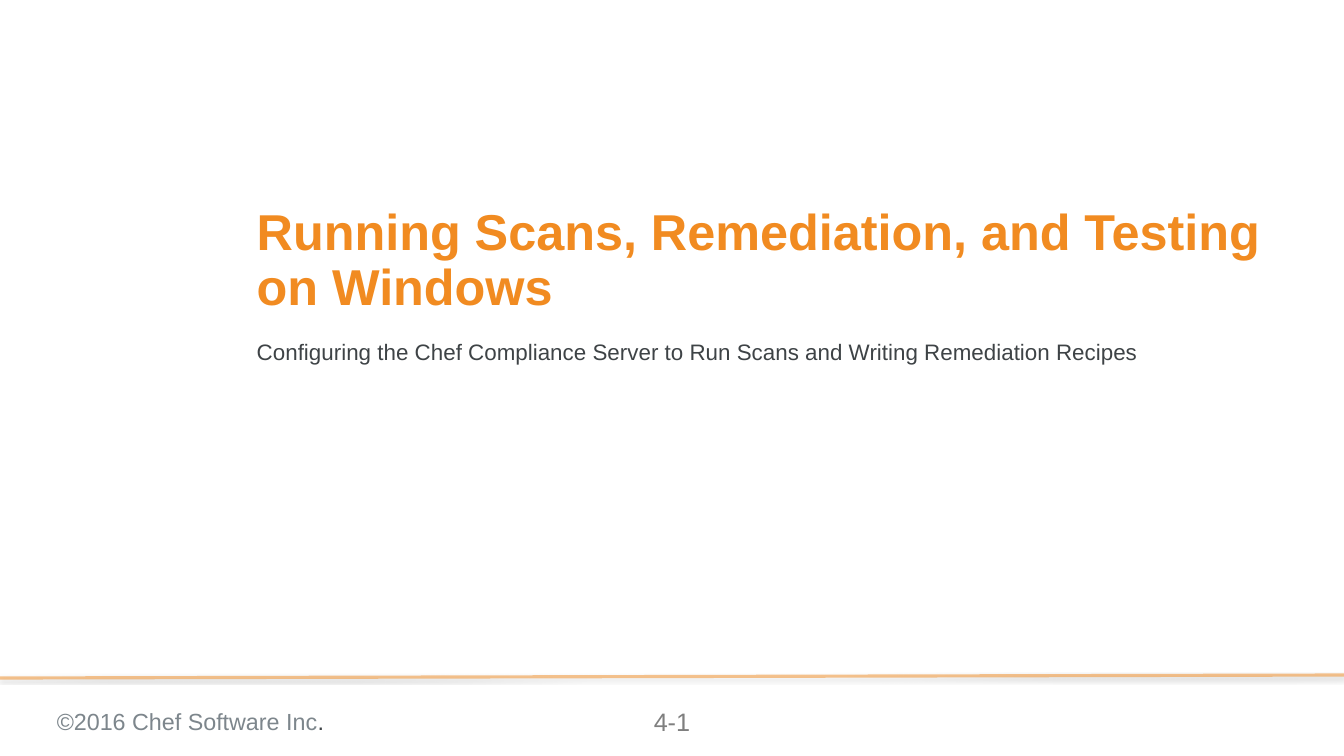
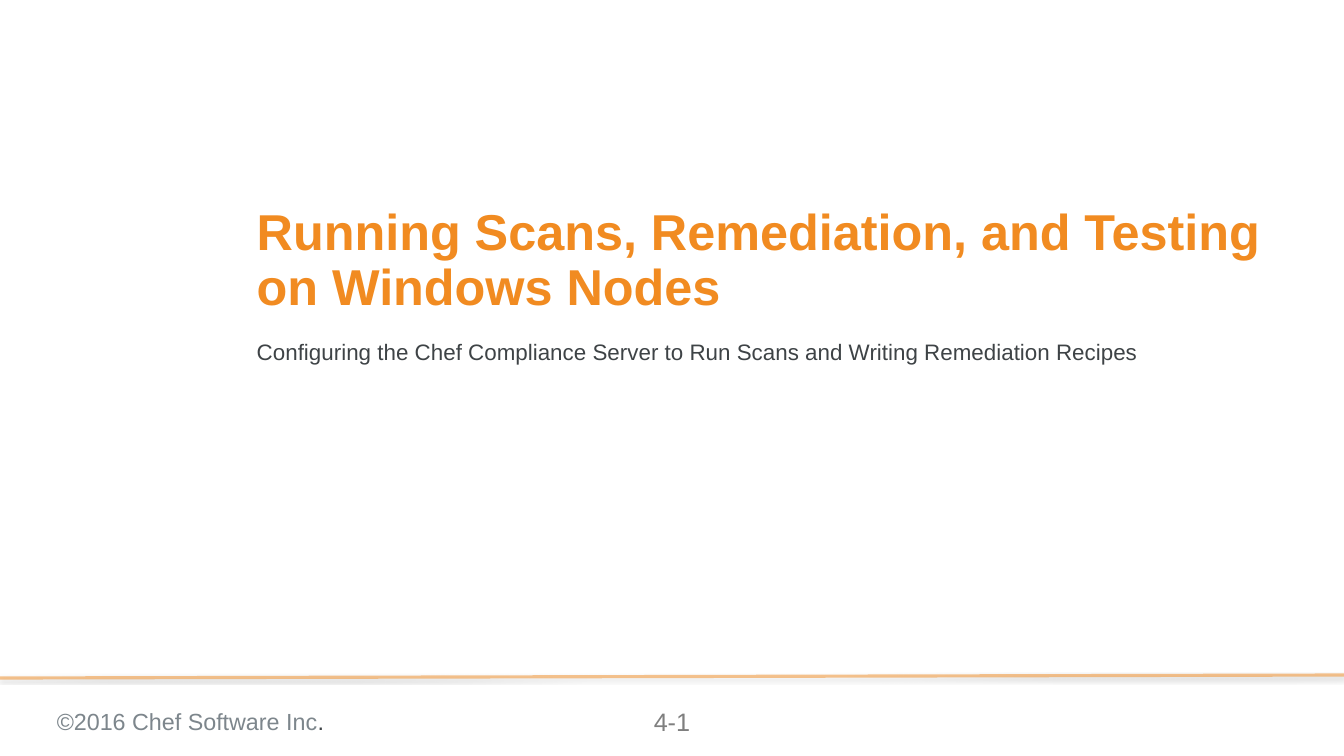
Before and after one commit to bchamby/chef-compliance-installation-configuration-operation, a slide deck: slide 1 of 04-initial-configuration-scans-win.pptx. Drawn at 1344x756 pixels with LibreOffice and Linux fonts; fonts in the diff are those of the drawing; background and template pictures are left out. Boxes give left, top, right and bottom in pixels: in the first picture for what was removed or moved away, otherwise in the second. Text is boxed around its words. In the diff, an @@ line names an element or a change of style, - is before the commit and + after.

```diff
--- a/04-initial-configuration-scans-win.pptx
+++ b/04-initial-configuration-scans-win.pptx
@@ title at (x1=257, y1=213, x2=1259, y2=306): text changed @@
-Running Scans, Remediation, and Testing on Windows
+Running Scans, Remediation, and Testing on Windows Nodes
```
Also in this commit, not shown: 7 other slides changed, 2 slides removed.
